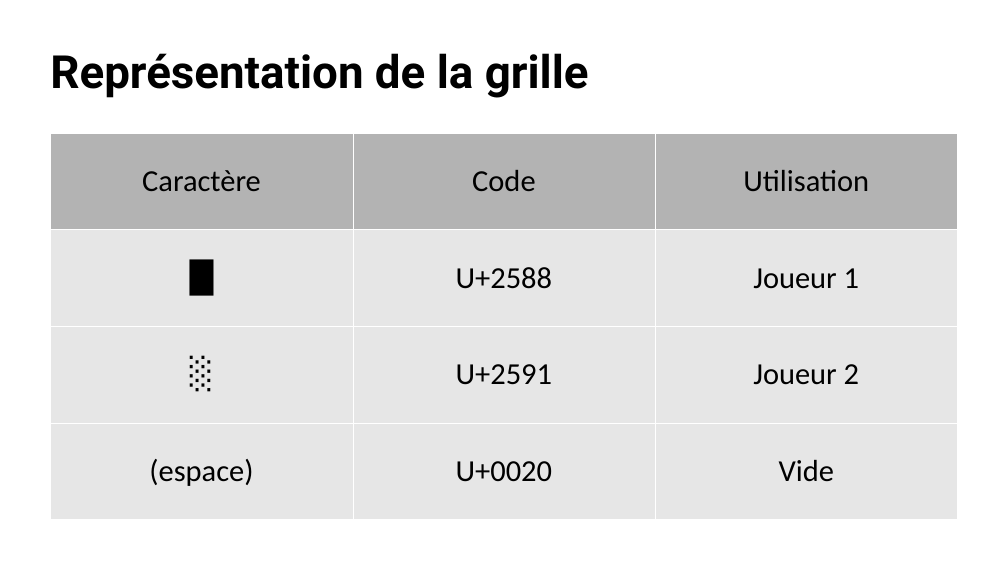
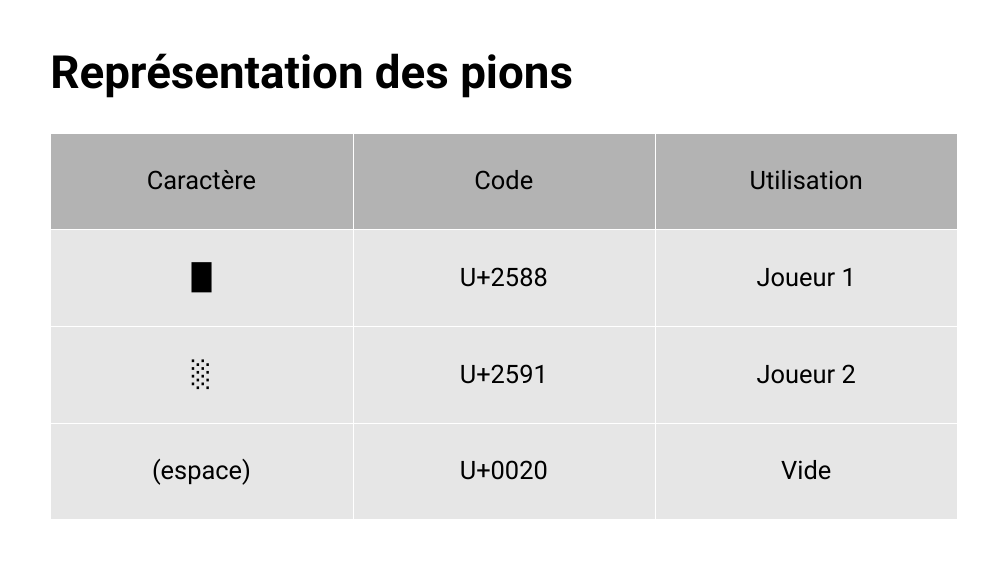
Before and after one commit to 5cover/Puissance-4, a slide deck: slide 10 of diapo.odp. Drawn at 1008x567 pixels with LibreOffice and Linux fonts; fonts in the diff are those of the drawing. Boxes give left, top, right and bottom in pixels: in the first picture for what was removed or moved away, otherwise in the second. Text is boxed around its words. In the diff, an @@ line names an element or a change of style, - is before the commit and + after.

```diff
--- a/diapo.odp
+++ b/diapo.odp
@@ title at [50, 53, 573, 98]: text changed @@
-Représentation de la grille
+Représentation des pions
@@ table at [50, 133, 959, 519] @@
@@ size 24 to 20 pt, font Calibri to Roboto @@
```
Also in this commit, not shown: 2 other slides changed, 3 slides added, 2 slides removed, 8 other files.
